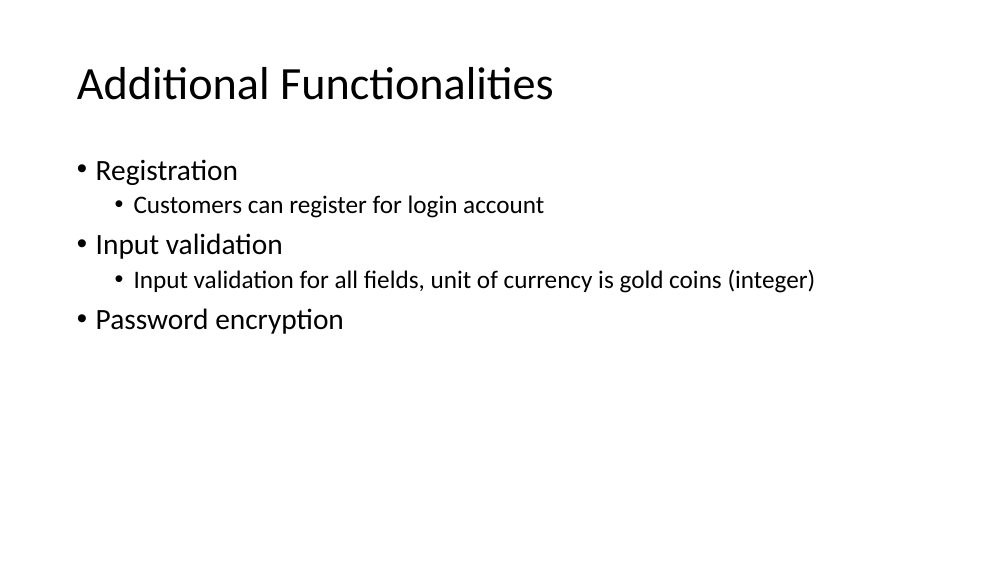
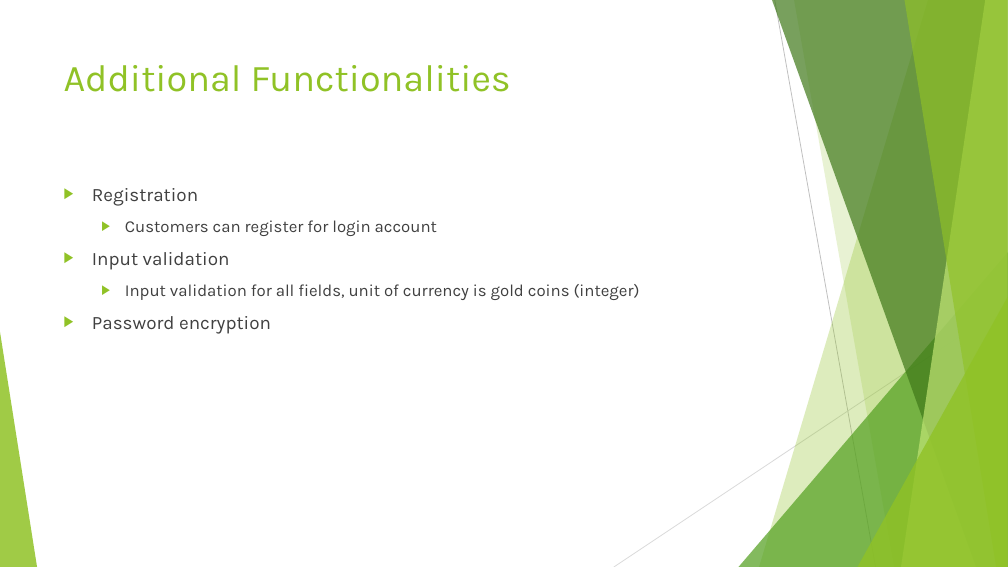
Before and after one commit to 210927-JavaFS/project0-bucknermi, a slide deck: slide 3 of Project0 Presentation.pptx. Drawn at 1008x567 pixels with LibreOffice and Linux fonts; fonts in the diff are those of the drawing. Boxes give left, top, right and bottom in pixels: in the first picture for what was removed or moved away, otherwise in the second. Text is boxed around its words. In the diff, an @@ line names an element or a change of style, - is before the commit and + after.

```diff
--- a/Project0 Presentation.pptx
+++ b/Project0 Presentation.pptx
@@ title "Additional Functionalities" moved from (x1=77, y1=67, x2=554, y2=100) to (x1=64, y1=65, x2=511, y2=92) @@
@@ title "Additional Functionalities" at (x1=64, y1=65, x2=511, y2=92): size 44 to 36 pt, font Calibri to Karla, text colour #000000 to #90C226; line spacing 0.9 to 1; vertical alignment middle to top @@
@@ text "Registration" moved from (x1=96, y1=159, x2=816, y2=334) to (x1=92, y1=188, x2=640, y2=334) @@
@@ text "Registration" at (x1=92, y1=188, x2=640, y2=334): size 28 to 18 pt in "Registration", "Input validation", "Password encryption"; font Calibri to Karla, text colour #000000 to #404040; size 24 to 16 pt in "Customers can register for login account", "Input validation for all fields, unit of ..."; bullet • to ▶; line spacing 0.9 to 1; more space between paragraphs @@
@@ group added at (x1=0, y1=0, x2=1008, y2=567): 5 freeform shapes, 3 triangles, 2 lines @@
```
Also in this commit, not shown: 4 other slides changed.
